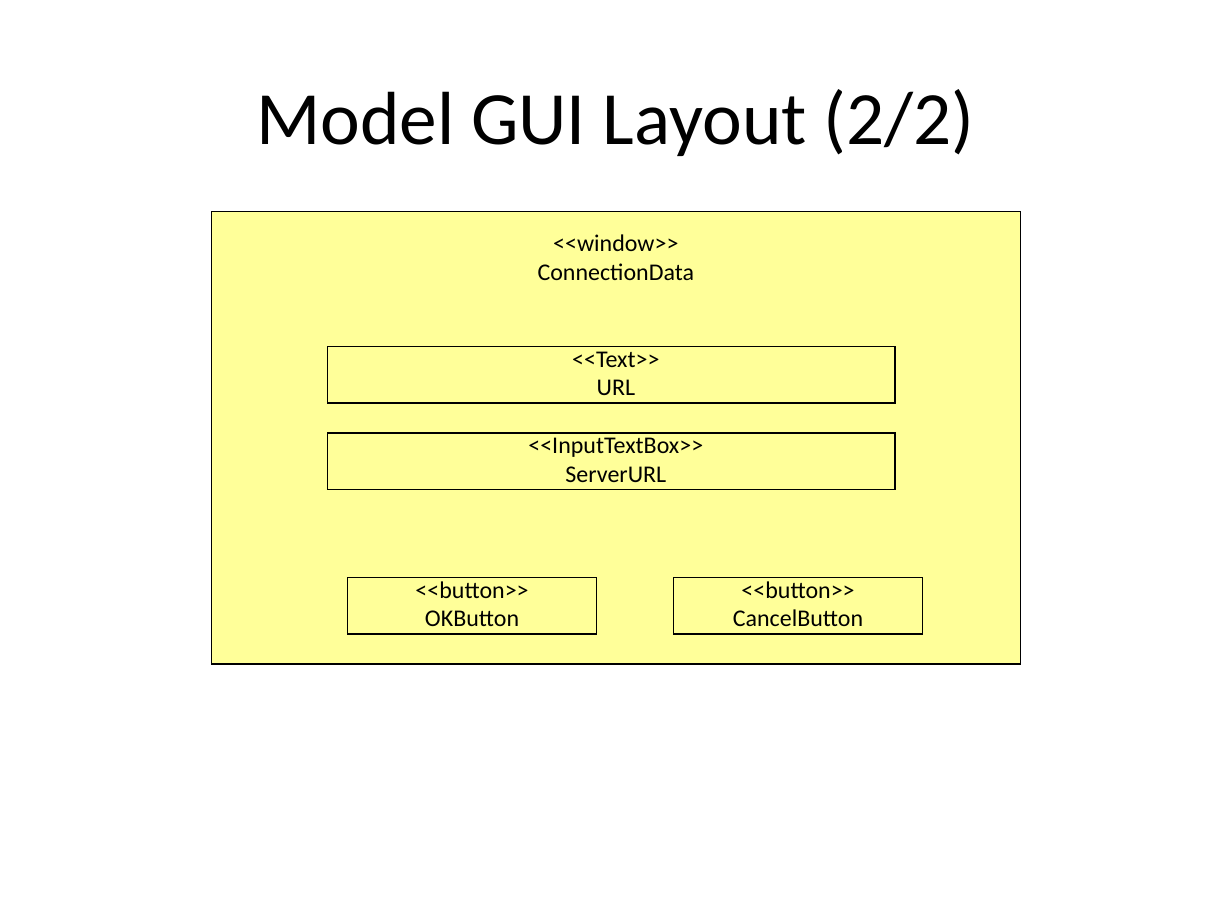
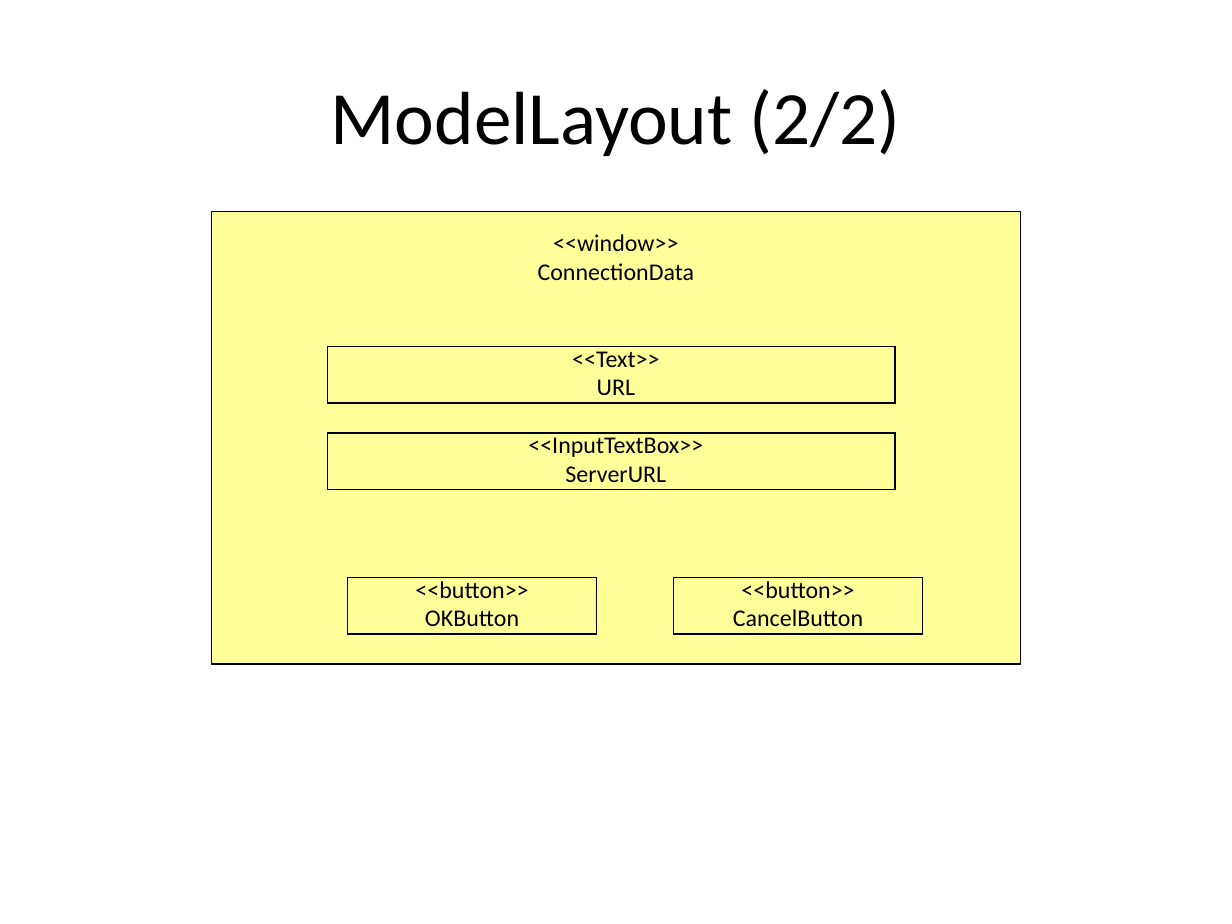
Before and after one commit to krishprince/rollerslam, a slide deck: slide 5 of docs/GUI/GUIModels.ppt. Drawn at 1232x924 pixels with LibreOffice and Linux fonts; fonts in the diff are those of the drawing. Boxes give left, top, right and bottom in pixels: in the first picture for what was removed or moved away, otherwise in the second. Text is boxed around its words. In the diff, an @@ line names an element or a change of style, - is before the commit and + after.

```diff
--- a/docs/GUI/GUIModels.ppt
+++ b/docs/GUI/GUIModels.ppt
@@ title at [331,89,901,156]: text changed @@
-Model GUI Layout (2/2)
+ModelLayout (2/2)
```
Also in this commit, not shown: 18 other slides changed, 22 slides added.
